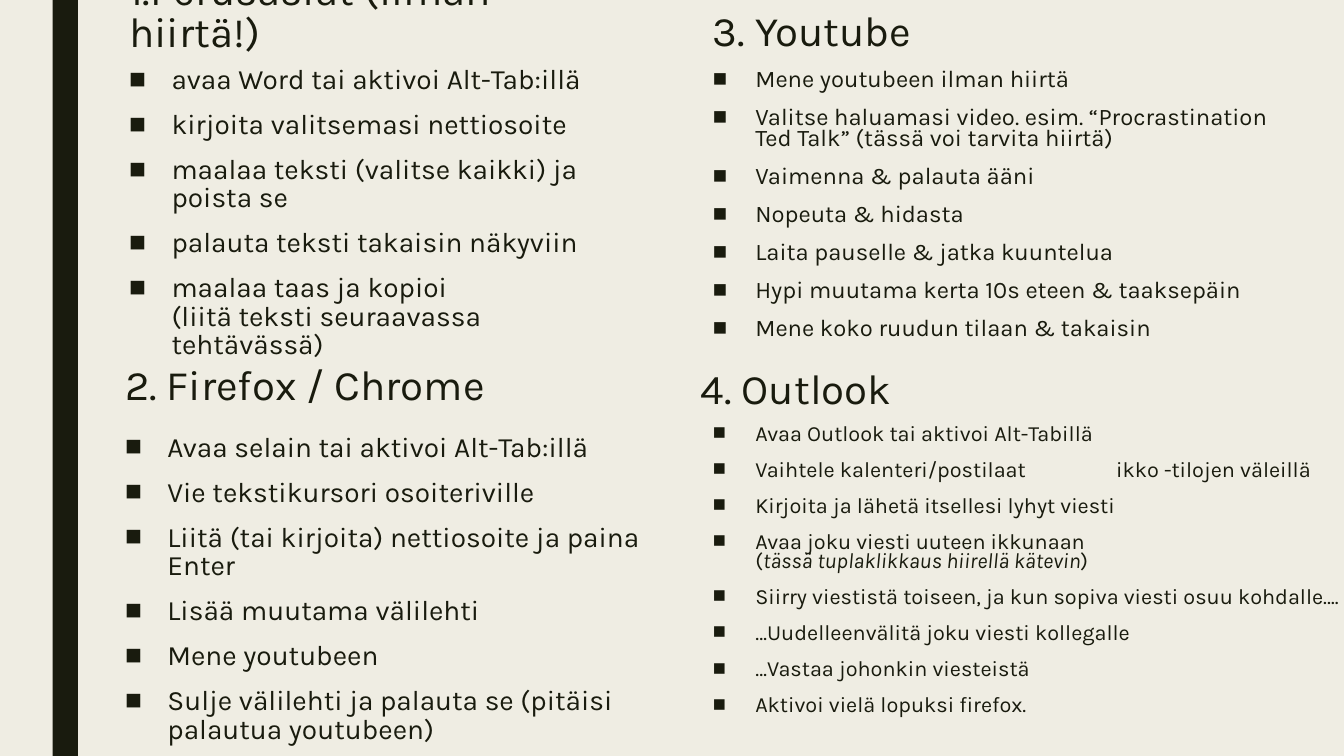
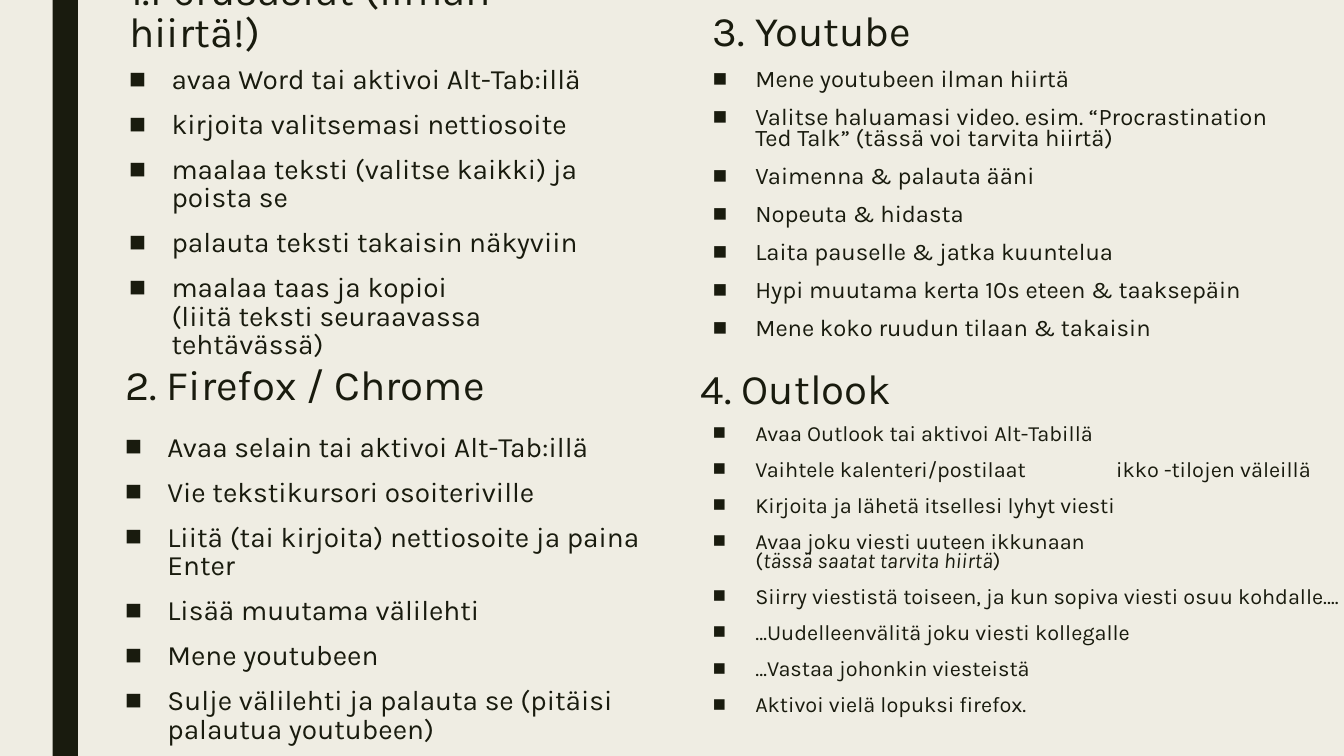
Before and after one commit to samuelsaari/workflow, a slide deck: slide 2 of Useful_material/Excercises_in_Finnish.pptx. Drawn at 1344x756 pixels with LibreOffice and Linux fonts; fonts in the diff are those of the drawing. Boxes give left, top, right and bottom in pixels: in the first picture for what was removed or moved away, otherwise in the second. Text is boxed around its words. In the diff, an @@ line names an element or a change of style, - is before the commit and + after.

```diff
--- a/Useful_material/Excercises_in_Finnish.pptx
+++ b/Useful_material/Excercises_in_Finnish.pptx
@@ text at bbox=[755, 534, 1085, 571]: text changed; italic off @@
-■ Avaa joku viesti uuteen ikkunaan
-  (tässä tuplaklikkaus hiirellä kätevin)
+■ Avaa joku viesti uuteen ikkunaan
+  (tässä saatat tarvita hiirtä)
```
Also in this commit, not shown: 7 other files.
